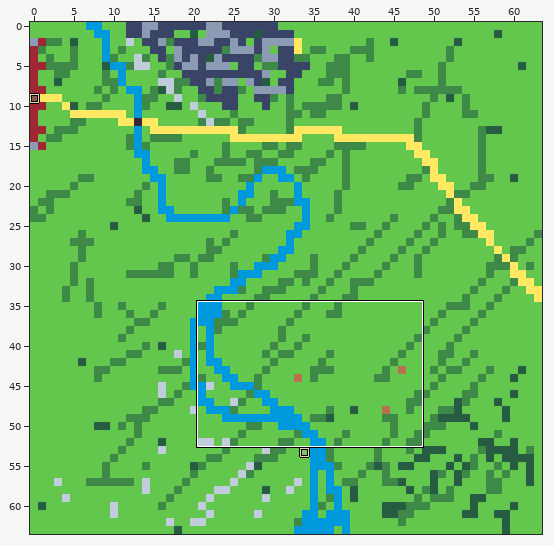
LDtk project: maps.ldtk. Above, an overview of the earlier version with the close-up marked.
Close-up. Before the edit:
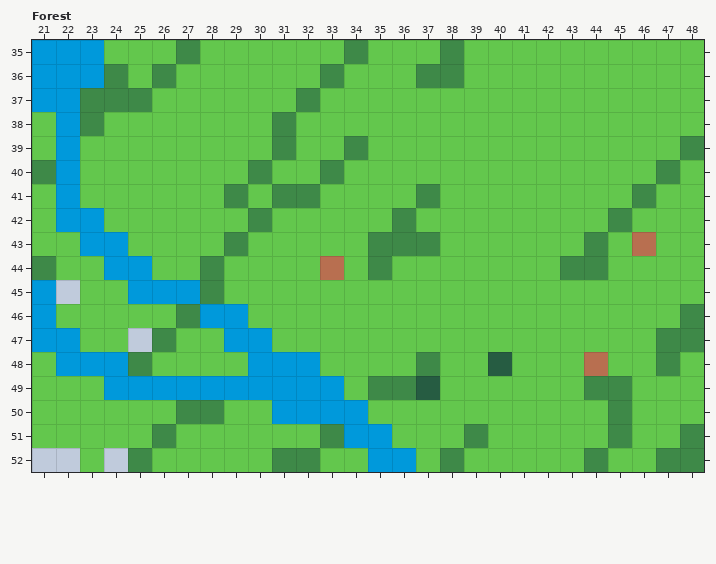
Cells are 16x16 px. Shown: Forest x 21..48, y 35..52. The commit also changed other parts of the map, which this record leaves out.
Once edited:
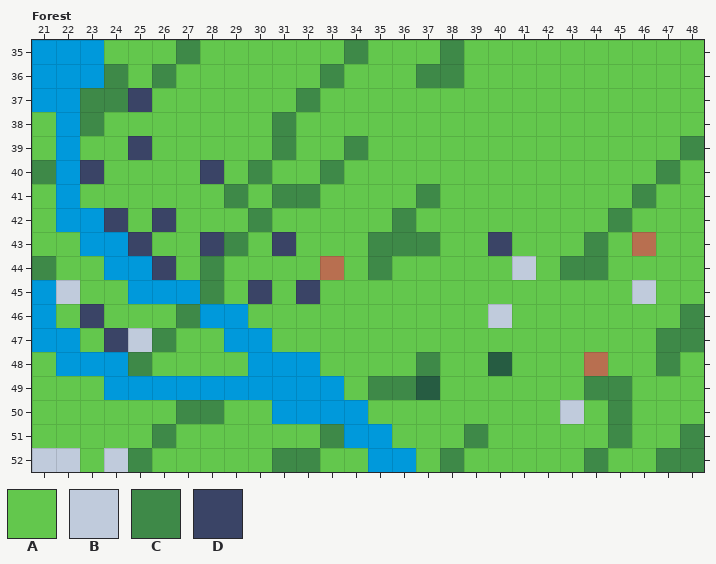
Key: from "Tiles": A 1 "grass", B 15 "rocks", C 18 "grass2", D 19 "mountains2".
_ is an empty cell.
Edits made:
Layer "Tiles":
y 37: x 25 C -> D
y 39: x 25 A -> D
y 40: x 23 A -> D; x 28 A -> D
y 42: x 24 A -> D; x 26 A -> D
y 43: x 25 A -> D; x 28 A -> D; x 31 A -> D; x 40 A -> D
y 44: x 26 A -> D; x 41 A -> B
y 45: x 30 A -> D; x 32 A -> D; x 46 A -> B
y 46: x 23 A -> D; x 40 A -> B
y 47: x 24 A -> D
y 50: x 43 A -> B
